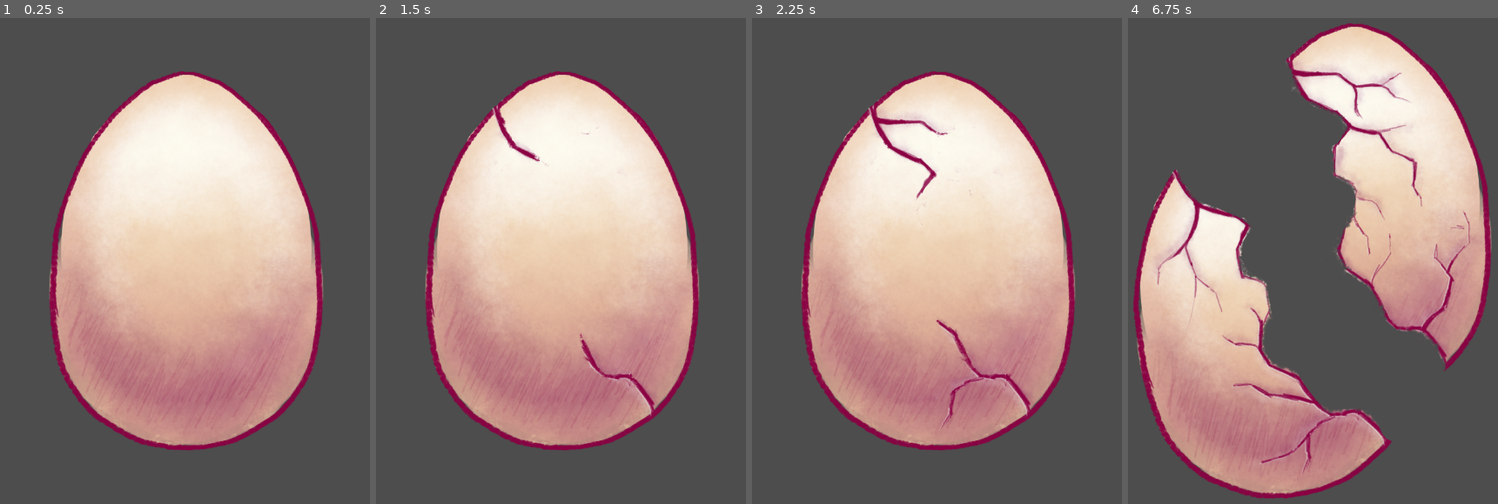
Above: before the commit, frames 1-4 (left to right).
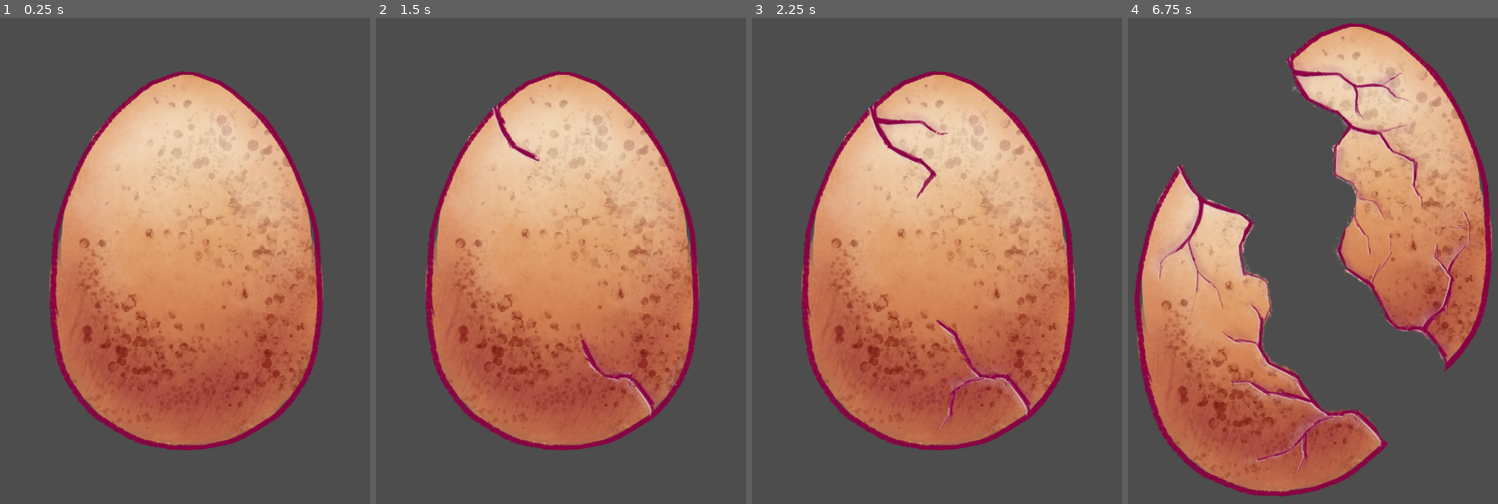
Above: after the commit, the same moments.

Repository: lawrenceyim/20-second-game-jam-2025
Game: Godot game, scene res://Scenes/MainLevel.tscn
Same seed, same stepped clock (60 frames per second), same inputs: the game is played once before the commit and once after it. The project has no main scene, so this scene is started directly.
Inputs (mouse positions are in pixels of both pictures, inside the frame that each line leads up to):
- Up to frame 1 (0.25 s): no input
- Up to frame 2 (1.5 s): tap Enter at 0.5 s; click (561, 256) at 0.67 s; tap Space at 1.25 s; move the mouse to (483, 290) at 1.27 s; click (483, 290) at 1.42 s
- Up to frame 3 (2.25 s): tap Enter at 2 s; move the mouse to (977, 100) at 2.02 s; click (977, 100) at 2.17 s
- Up to frame 4 (6.75 s): tap Space at 2.75, 4.25 s; move the mouse to (1294, 397) at 2.77 s; click (1294, 397) at 2.92 s; tap Enter at 3.5 s; move the mouse to (1431, 363) at 3.52 s; click (1431, 363) at 3.67 s; move the mouse to (1198, 149) at 4.27 s; click (1198, 149) at 4.42 s; move the mouse to (1335, 256) at 5.02 s; click (1335, 256) at 5.17 s; move the mouse to (1253, 81) at 5.77 s; click (1253, 81) at 5.92 s; move the mouse to (1401, 222) at 6.52 s; click (1401, 222) at 6.67 s

The runs differ from the first frame. In frame 1, 43% of the frame differs, in the area x 13-88%, y 11-88%; in frame 2, 42%; in frame 3, 42%; in frame 4, 43%, in the area x 1-99%, y 1-99%.

Commit message:
Added random egg generation.

Diff:
--- a/Scripts/MainLevel.gd
+++ b/Scripts/MainLevel.gd
@@ -13,6 +13,7 @@
 func _ready() -> void:
 	_eggArea.mouse_entered.connect(func(): _eggHovered = true)
 	_eggArea.mouse_exited.connect(func(): _eggHovered = false)
+	_GenerateRandomEgg()
 
 
 func _HandleClick() -> void:
@@ -29,6 +30,13 @@
 			pass
 		_:
 			_eggStateId = (_eggStateId + 1) as Enums.EggStateId
+
+
+func _GenerateRandomEgg() -> void:
+	_eggStateId = Enums.EggStateId.Zero
+	var randomId: int = randi_range(0, Enums.EggId.size() - 1)
+	_eggId = randomId as Enums.EggId
+	_eggSprite.texture = _GetTexture(_eggId, _eggStateId)
 
 
 func _GetTexture(eggId: Enums.EggId, eggState: Enums.EggStateId) -> Texture2D:
